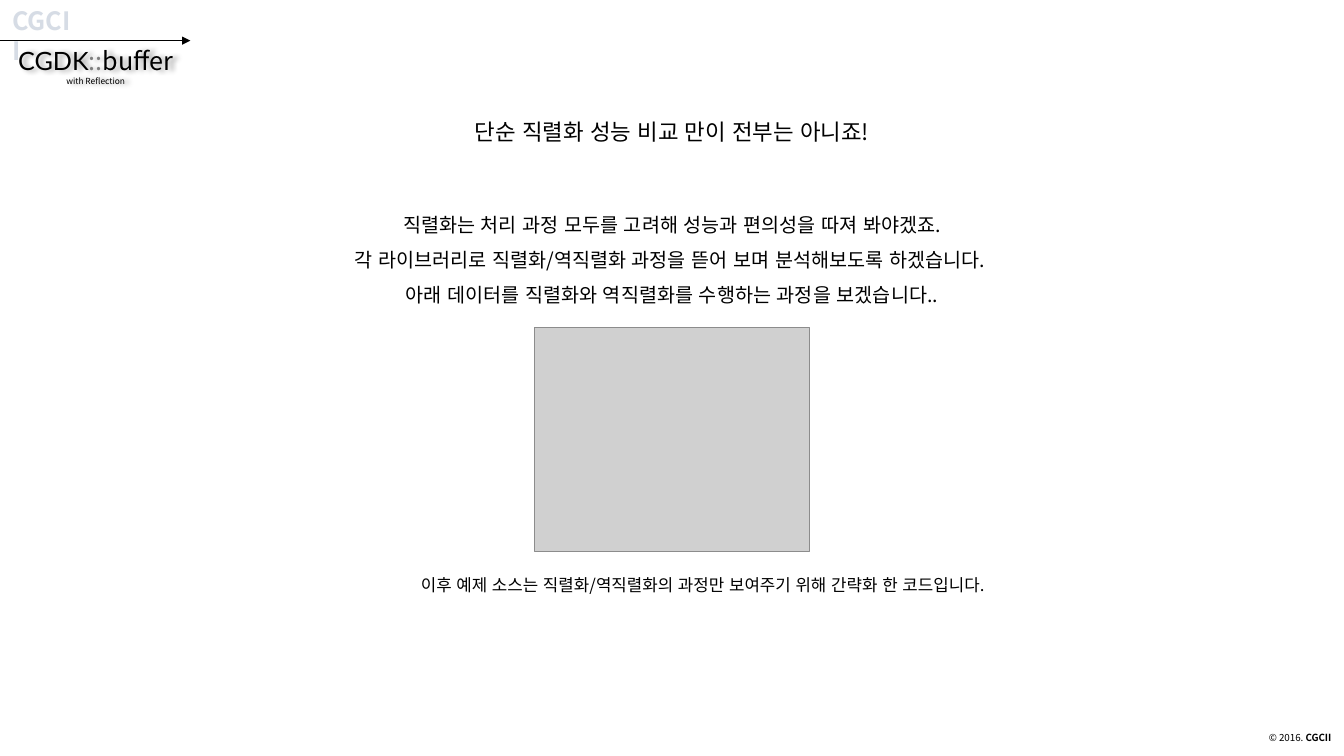
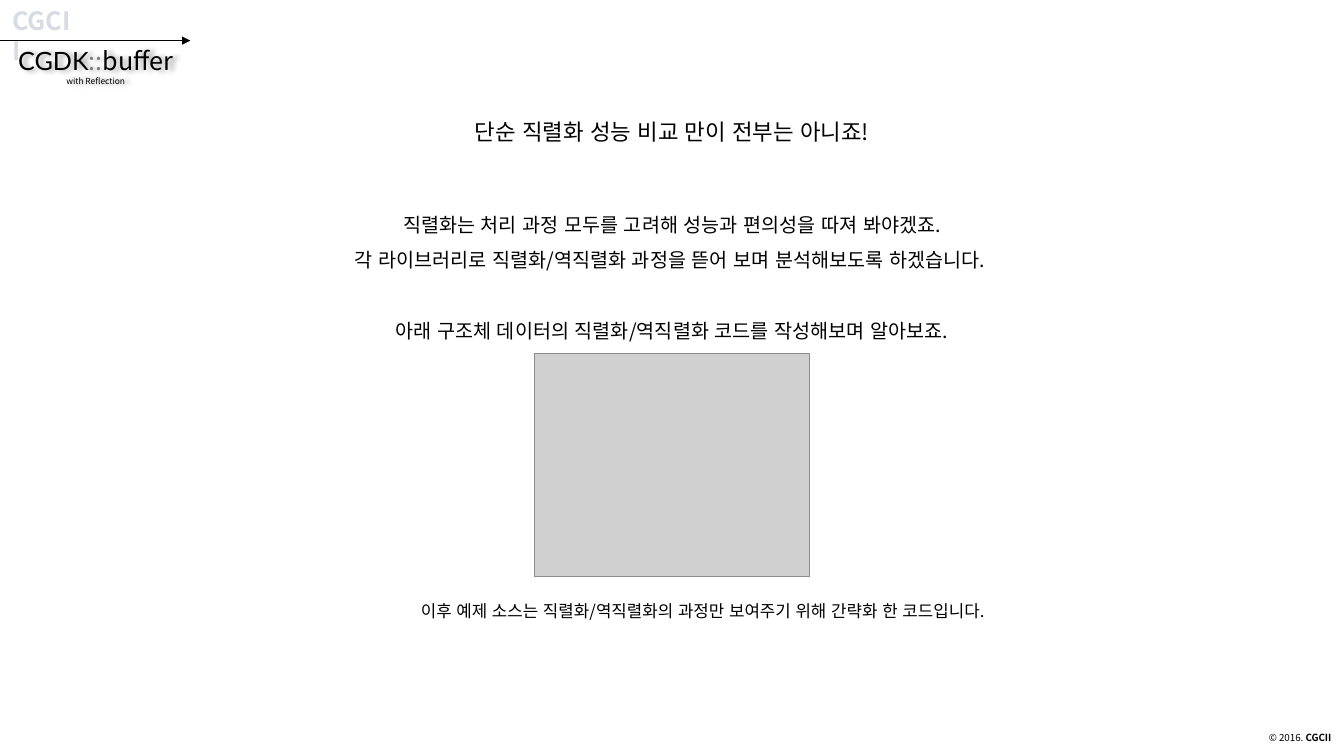
Before and after one commit to CGLabs/CGDK.buffer, a slide deck: slide 64 of C++/document/intruduce_CGDK.buffer.pptx. Drawn at 1344x756 pixels with LibreOffice and Linux fonts; fonts in the diff are those of the drawing; grey boxes stand for pictures. Boxes give left, top, right and bottom in pixels: in the first picture for what was removed or moved away, otherwise in the second. Text is boxed around its words. In the diff, an @@ line names an element or a change of style, - is before the commit and + after.

```diff
--- a/C++/document/intruduce_CGDK.buffer.pptx
+++ b/C++/document/intruduce_CGDK.buffer.pptx
@@ text at (355, 215, 985, 342): text changed @@
-직렬화는 처리 과정 모두를 고려해 성능과 편의성을 따져 봐야겠죠.
-각 라이브러리로 직렬화/역직렬화 과정을 뜯어 보며 분석해보도록 하겠습니다.
-아래 데이터를 직렬화와 역직렬화를 수행하는 과정을 보겠습니다..
+직렬화는 처리 과정 모두를 고려해 성능과 편의성을 따져 봐야겠죠.
+각 라이브러리로 직렬화/역직렬화 과정을 뜯어 보며 분석해보도록 하겠습니다.
+아래 구조체 데이터의 직렬화/역직렬화 코드를 작성해보며 알아보죠.
@@ picture: place and size @@
-picture at (534, 328, 810, 552)
+picture at (534, 353, 810, 577)
@@ text "이후 예제 소스는 직렬화/역직렬화의 과정만 ...": place and size @@
-text "이후 예제 소스는 직렬화/역직렬화의 과정만 ..." at (421, 577, 984, 594)
+text "이후 예제 소스는 직렬화/역직렬화의 과정만 ..." at (421, 603, 984, 620)
```
Also in this commit, not shown: 34 other slides changed.
